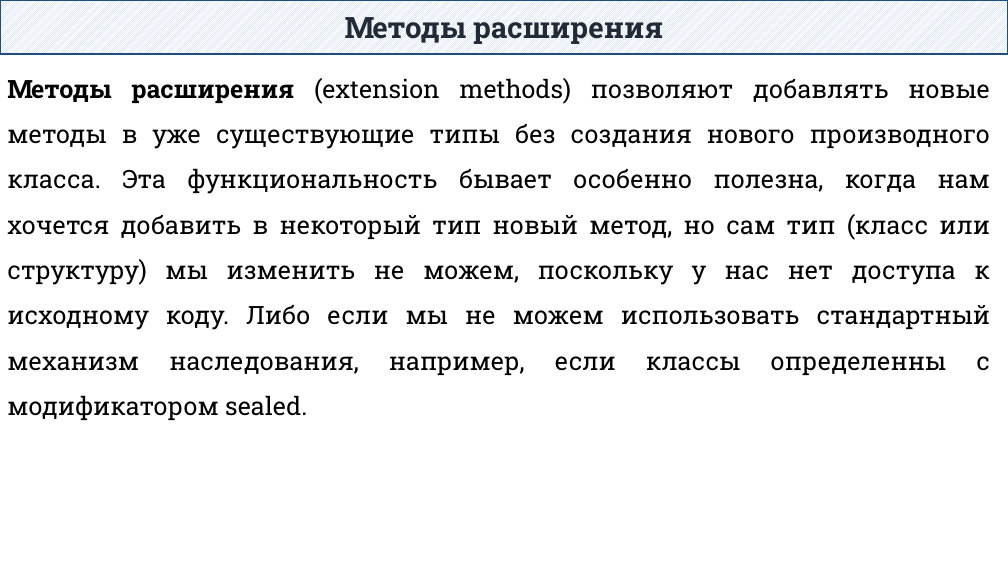
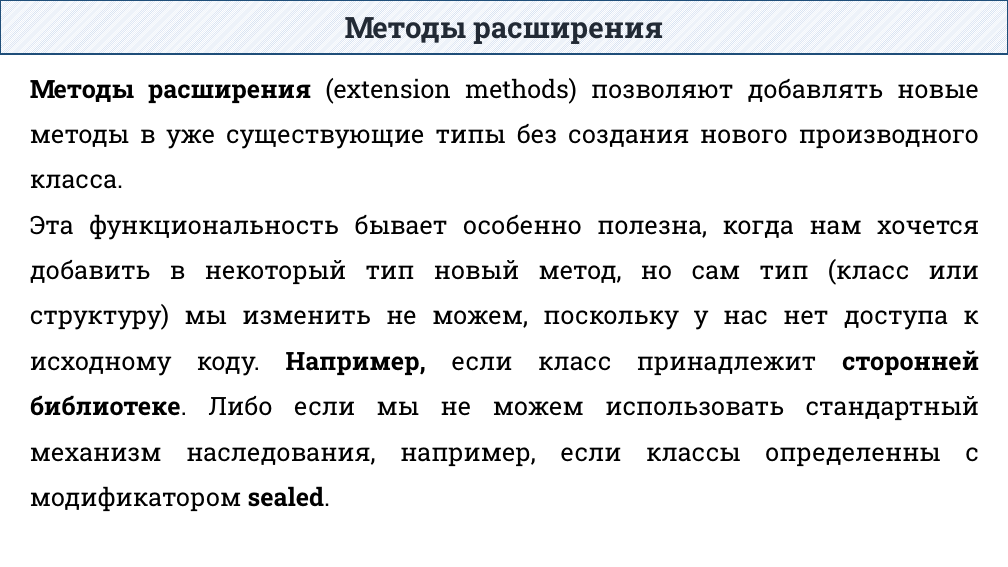
Before and after one commit to DaniilKlyukin/ITiP-2, a slide deck: slide 9 of Лекции/ИТиП 2 лек 2.pptx (slide 2 before the commit). Drawn at 1008x567 pixels with LibreOffice and Linux fonts; fonts in the diff are those of the drawing. Boxes give left, top, right and bottom in pixels: in the first picture for what was removed or moved away, otherwise in the second. Text is boxed around its words. In the diff, an @@ line names an element or a change of style, - is before the commit and + after.

Commit message:
Update lectures

```diff
--- a/Лекции/ИТиП 2 лек 2.pptx
+++ b/Лекции/ИТиП 2 лек 2.pptx
@@ text at [30, 78, 980, 511]: text changed @@
-Методы расширения (extension methods) позволяют добавлять новые методы в уже существующие типы без создания нового производного класса. Эта функциональность бывает особенно полезна, когда нам хочется добавить в некоторый тип новый метод, но сам тип (класс или структуру) мы изменить не можем, поскольку у нас нет доступа к исходному коду. Либо если мы не можем использовать стандартный механизм наследования, например, если классы определенны с модификатором sealed.
+Методы расширения (extension methods) позволяют добавлять новые методы в уже существующие типы без создания нового производного класса.
+Эта функциональность бывает особенно полезна, когда нам хочется добавить в некоторый тип новый метод, но сам тип (класс или структуру) мы изменить не можем, поскольку у нас нет доступа к исходному коду. Например, если класс принадлежит сторонней библиотеке. Либо если мы не можем использовать стандартный механизм наследования, например, если классы определенны с модификатором sealed.
```
Also in this commit, not shown: 5 other slides changed, 27 slides added, 26 slides removed, 3 other files.
